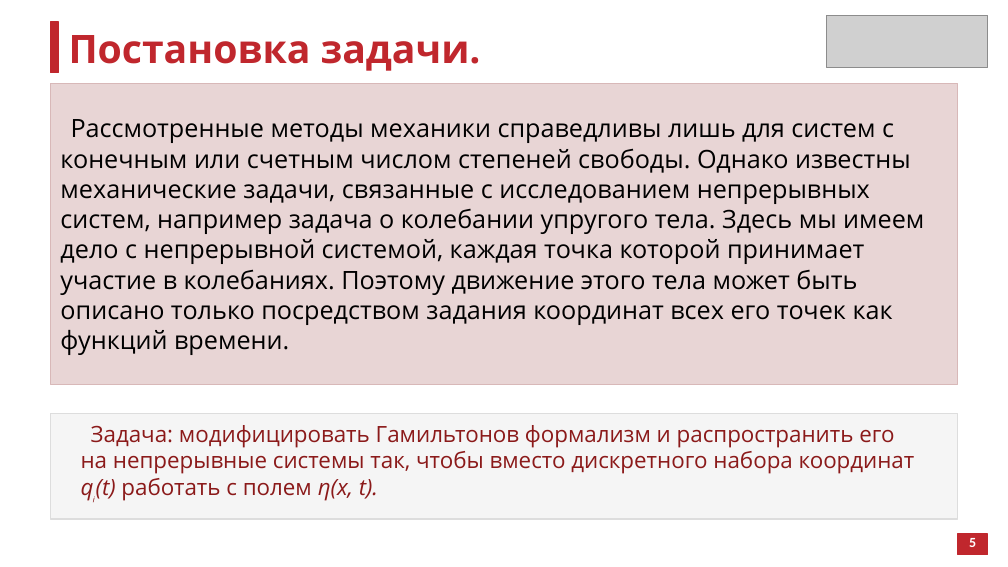
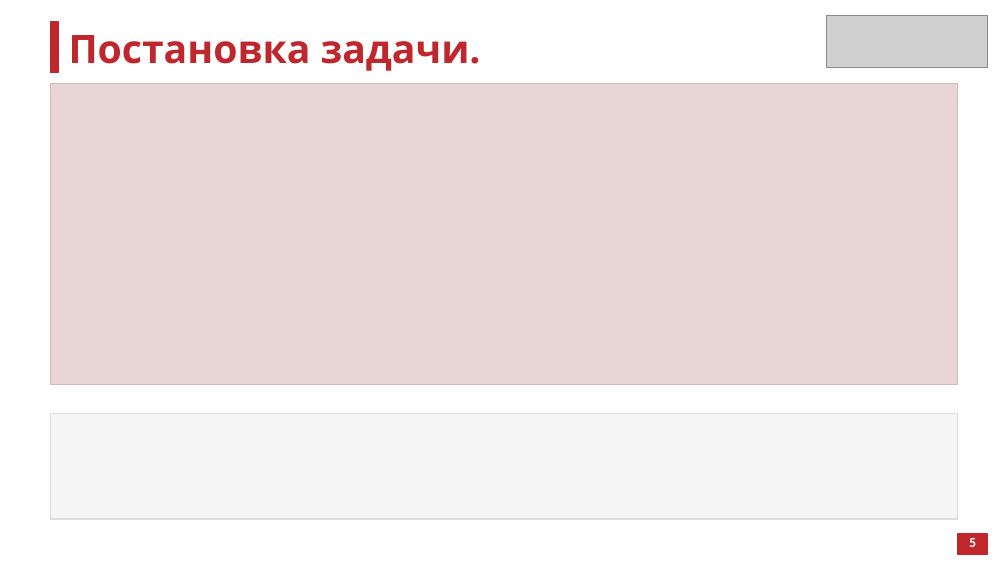
Before and after one commit to atelitsin/sinai_billiard, a slide deck: slide 8 of sinai_billiard.pptx (slide 9 before the commit). Drawn at 1008x567 pixels with LibreOffice and Linux fonts; fonts in the diff are those of the drawing; grey boxes stand for pictures. Boxes give left, top, right and bottom in pixels: in the first picture for what was removed or moved away, otherwise in the second. Text is boxed around its words. In the diff, an @@ line names an element or a change of style, - is before the commit and + after.

```diff
--- a/sinai_billiard.pptx
+++ b/sinai_billiard.pptx
@@ text removed at box(60, 119, 924, 355) @@
-Рассмотренные методы механики справедливы лишь для систем с конечным или счетным числом степеней свободы. Однако известны механические задачи, связанные с исследованием непрерывных систем, например задача о колебании упругого тела. Здесь мы имеем дело с непрерывной системой, каждая точка которой принимает участие в колебаниях. Поэтому движение этого тела может быть описано только посредством задания координат всех его точек как функций времени.
@@ text removed at box(81, 425, 915, 501) @@
-Задача: модифицировать Гамильтонов формализм и распространить его на непрерывные системы так, чтобы вместо дискретного набора координат qᵢ(t) работать с полем η(x, t).
```
Also in this commit, not shown: 4 other slides changed, 2 slides added, 10 slides removed.
